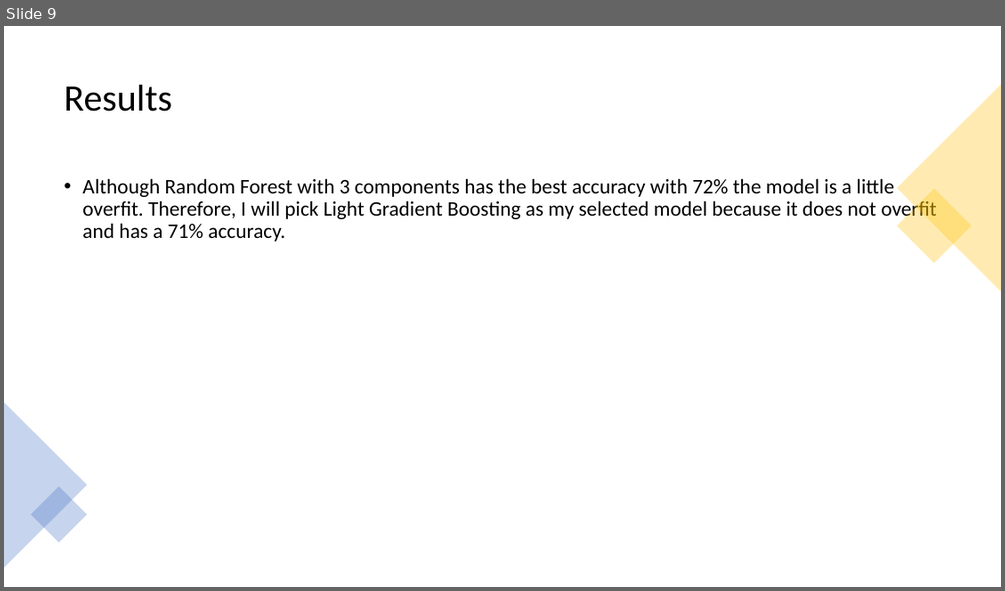
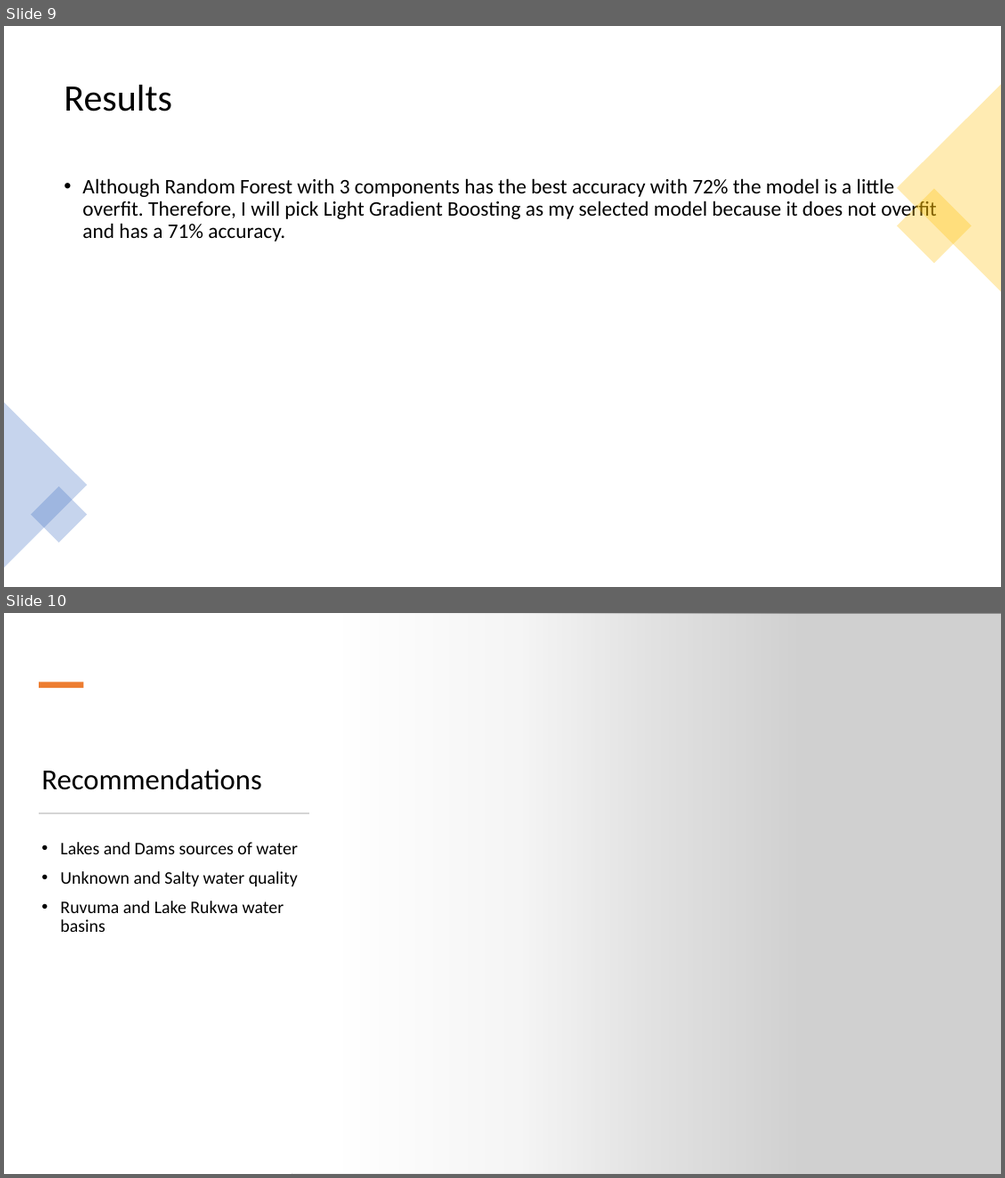
Before and after one commit to Savvy-Slowley/Pump-it-Up-Data-Mining-the-Water-Table-, a slide deck: PowerPoint For Presentations/Tanzania Pump Prediction.pptx. Shown one above the other, each under a label of ours: slide 9 before the commit, slides 9 and 10 after it. The pictures are 1005x591 and 1005x1178 pixels, drawn with LibreOffice and Linux fonts; fonts in the diff are those of the drawing; grey boxes stand for pictures. Boxes give left, top, right and bottom in pixels: in the first picture for what was removed or moved away, otherwise in the second. Text is boxed around its words. In the diff, an @@ line names an element or a change of style, - is before the commit and + after.

```diff
--- a/PowerPoint For Presentations/Tanzania Pump Prediction.pptx
+++ b/PowerPoint For Presentations/Tanzania Pump Prediction.pptx
@@ slide 10 added at (4,613,1001,1174), background #FFFFFF @@
@@ rectangle added at (4,613,802,1174), fill gradient #FFFFFF @@
@@ picture added at (291,613,1001,1174) @@
@@ rectangle added at (39,682,83,688), fill #ED7D31 @@
@@ title added at (41,769,261,790), 28 pt, text #000000 @@
+Recommendations
@@ rectangle added at (39,812,309,813), fill #D5D5D5, outline #D5D5D5 0.25 pt @@
@@ text added at (60,842,298,932), 17 pt, text #000000 @@
+• Lakes and Dams sources of water
+• Unknown and Salty water quality
+• Ruvuma and Lake Rukwa water basins
```
Also in this commit, not shown: 2 slides changed, 4 other slides added.
